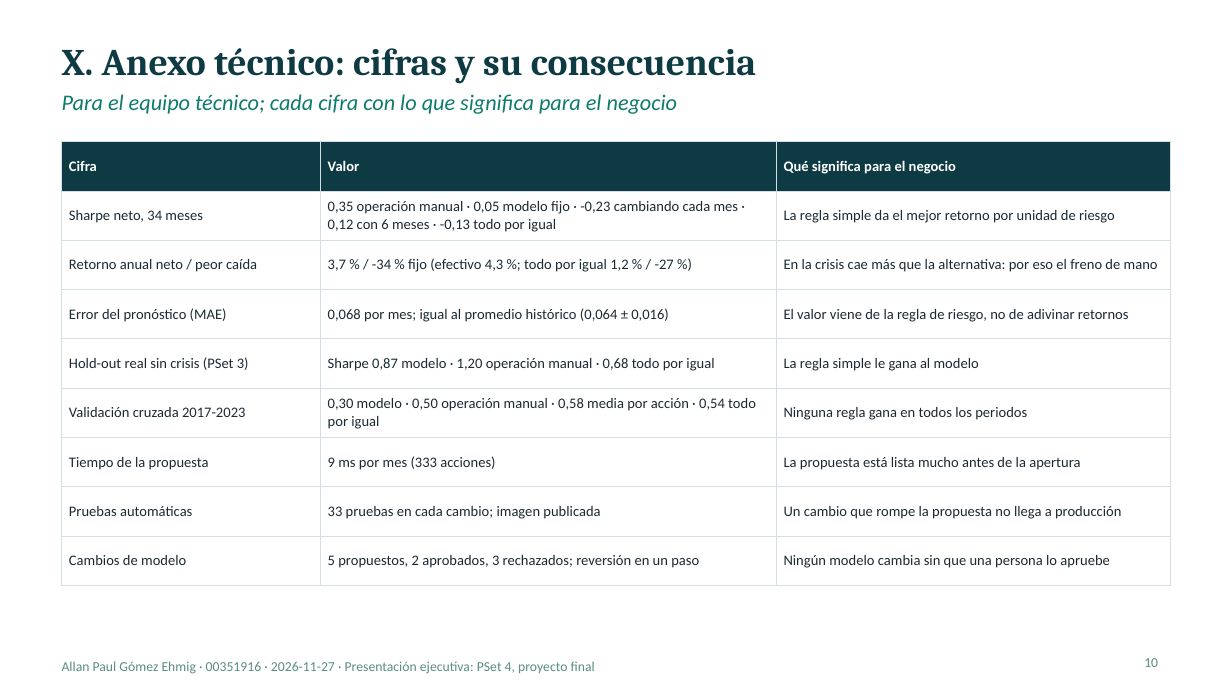
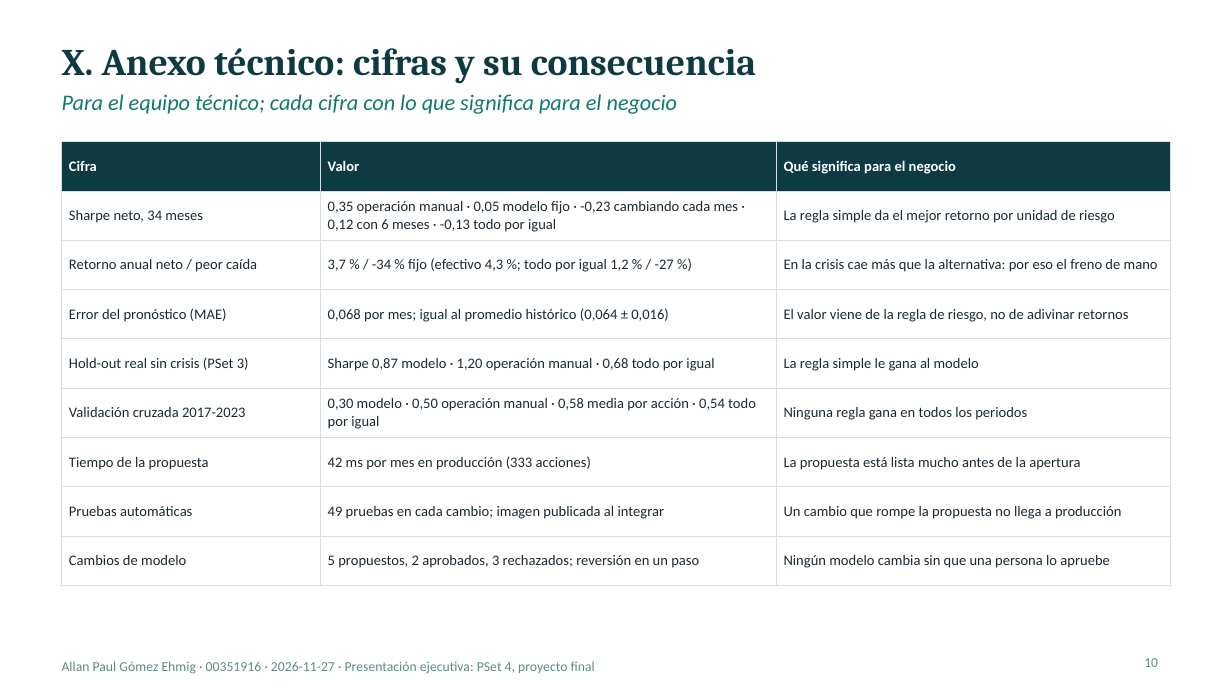
Before and after one commit to VirtualZen/data-science-end-to-end, a slide deck: slide 10 of psets/proyecto/docs/PSet4_presentacion_Gomez_Ehmig.pptx. Drawn at 1232x693 pixels with LibreOffice and Linux fonts; fonts in the diff are those of the drawing. Boxes give left, top, right and bottom in pixels: in the first picture for what was removed or moved away, otherwise in the second. Text is boxed around its words. In the diff, an @@ line names an element or a change of style, - is before the commit and + after.

```diff
--- a/psets/proyecto/docs/PSet4_presentacion_Gomez_Ehmig.pptx
+++ b/psets/proyecto/docs/PSet4_presentacion_Gomez_Ehmig.pptx
@@ table at <box>62,142,1170,572</box> @@
-row 7, column 2: 9 ms por mes (333 acciones)
+row 7, column 2: 42 ms por mes en producción (333 acciones)
-row 8, column 2: 33 pruebas en cada cambio; imagen publicada
+row 8, column 2: 49 pruebas en cada cambio; imagen publicada al integrar
```
Also in this commit, not shown: 3 other slides changed, 52 other files.
